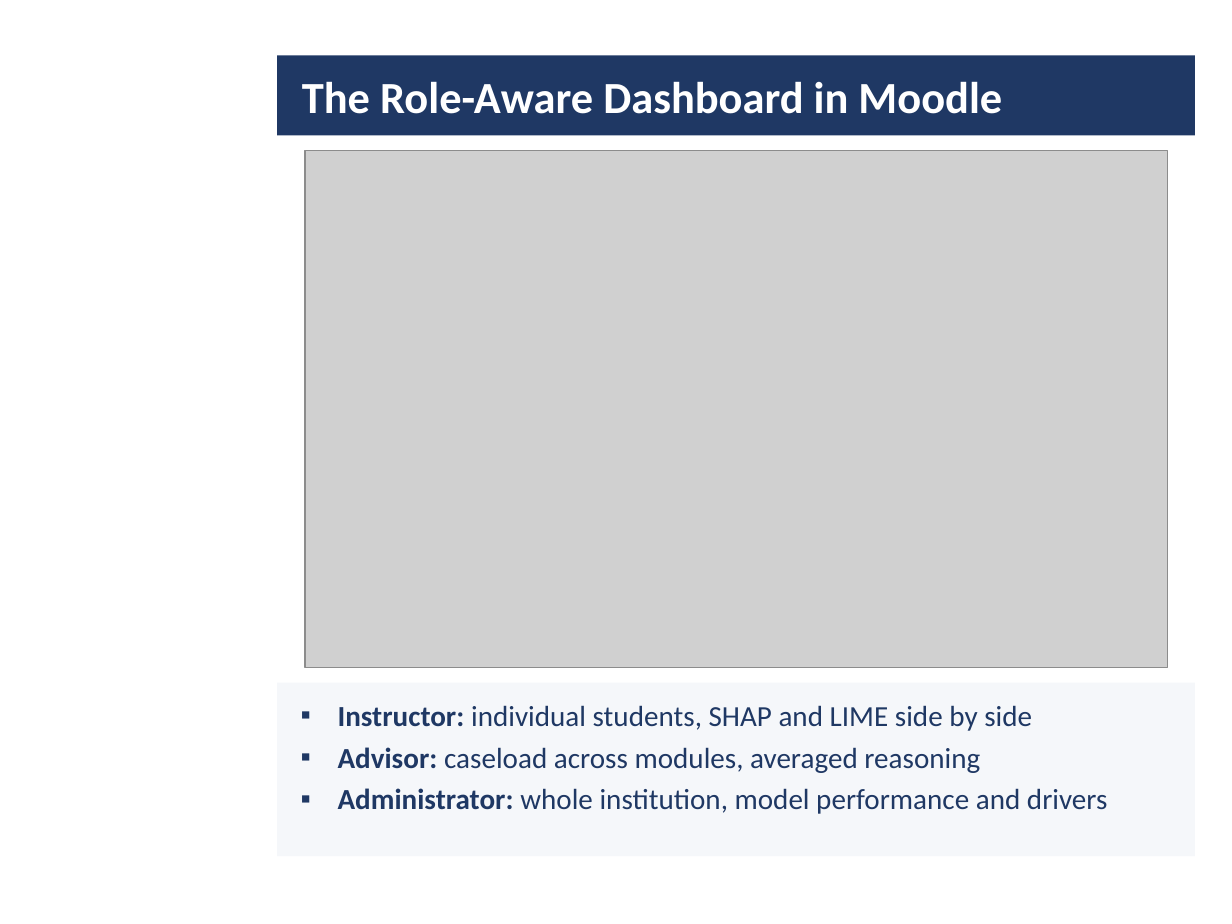
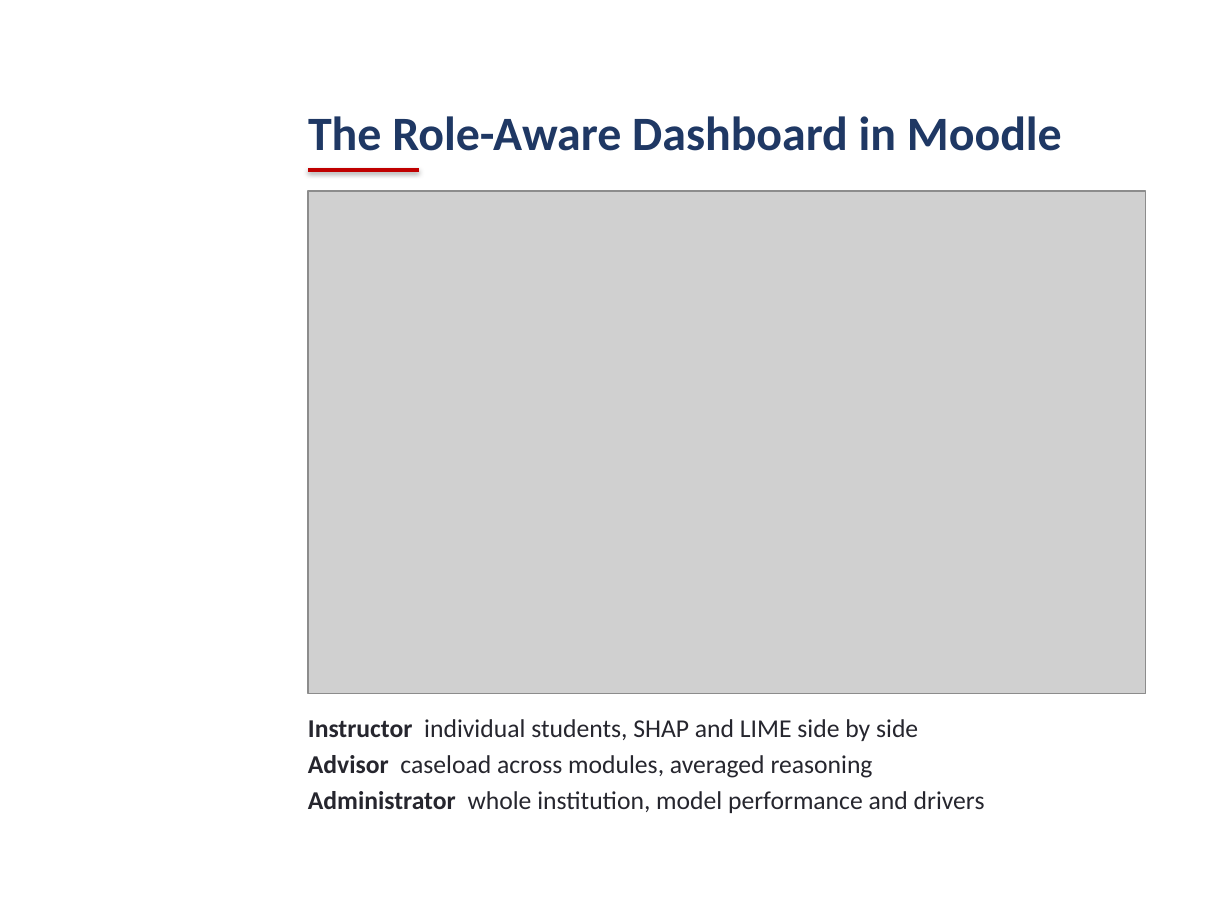
Before and after one commit to daniel-larry/python-run-result, a slide deck: slide 10 of Internal_Defense_Presentation.pptx. Drawn at 1232x924 pixels with LibreOffice and Linux fonts; fonts in the diff are those of the drawing; grey boxes stand for pictures; background and template pictures are left out. Boxes give left, top, right and bottom in pixels: in the first picture for what was removed or moved away, otherwise in the second. Text is boxed around its words. In the diff, an @@ line names an element or a change of style, - is before the commit and + after.

Commit message:
Defense deck: open layout without boxes, Calibri, Moodle screenshot

```diff
--- a/Internal_Defense_Presentation.pptx
+++ b/Internal_Defense_Presentation.pptx
@@ rectangle removed at bbox=[277, 55, 1195, 136] @@
@@ title "The Role-Aware Dashboard in Moodle": place and size @@
-title "The Role-Aware Dashboard in Moodle" at bbox=[302, 81, 1002, 114]
+title "The Role-Aware Dashboard in Moodle" at bbox=[308, 116, 1062, 151]
@@ title "The Role-Aware Dashboard in Moodle" at bbox=[308, 116, 1062, 151]: size 26 to 28 pt, text colour #FFFFFF to #1F3864; vertical alignment middle to bottom @@
@@ line added from (308, 170) to (419, 170), #C00000 2.25 pt @@
@@ picture: place and size @@
-picture at bbox=[306, 150, 1168, 668]
+picture at bbox=[308, 191, 1146, 694]
@@ rectangle removed at bbox=[277, 683, 1195, 856] @@
@@ text at bbox=[308, 719, 985, 813]: text changed; size 17 to 15 pt; text colour #1F3864 to #26262E @@
-▪ Instructor: individual students, SHAP and LIME side by side
-▪ Advisor: caseload across modules, averaged reasoning
-▪ Administrator: whole institution, model performance and drivers
+Instructor individual students, SHAP and LIME side by side
+Advisor caseload across modules, averaged reasoning
+Administrator whole institution, model performance and drivers
```
Also in this commit, not shown: 11 other slides changed.
